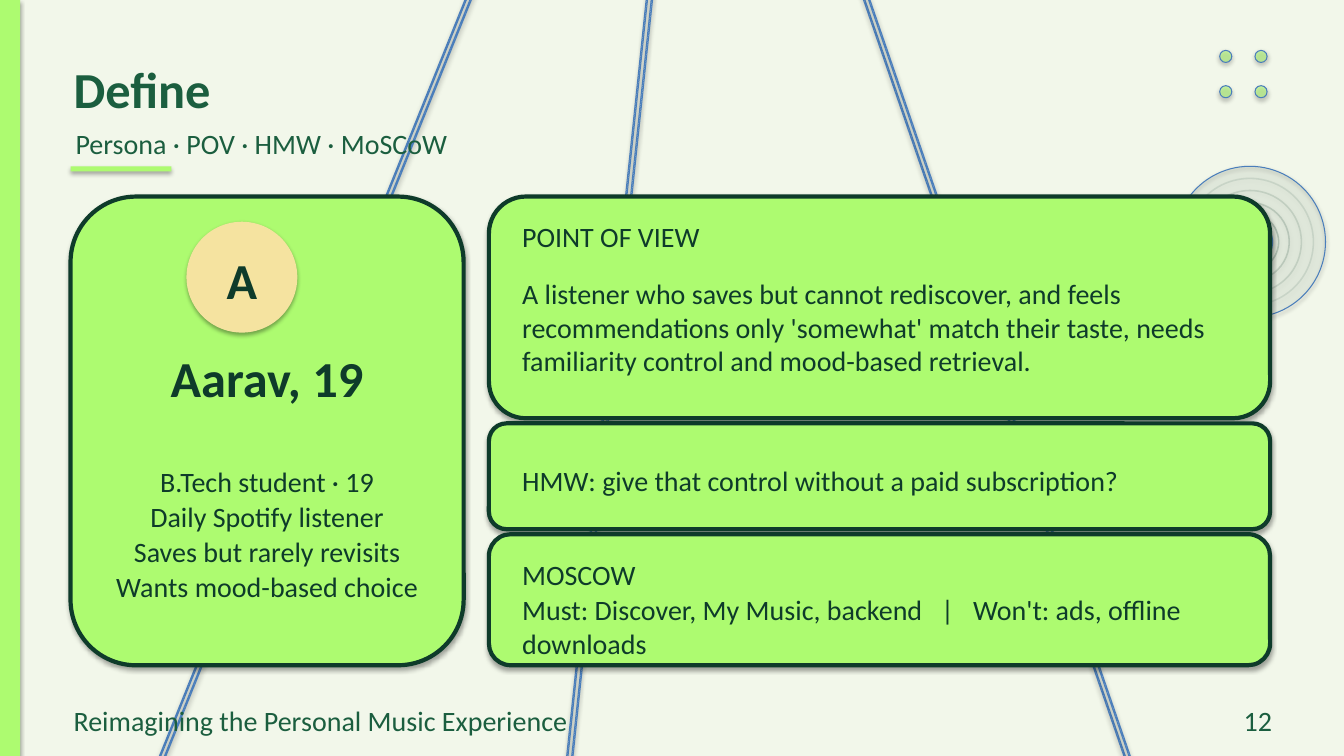
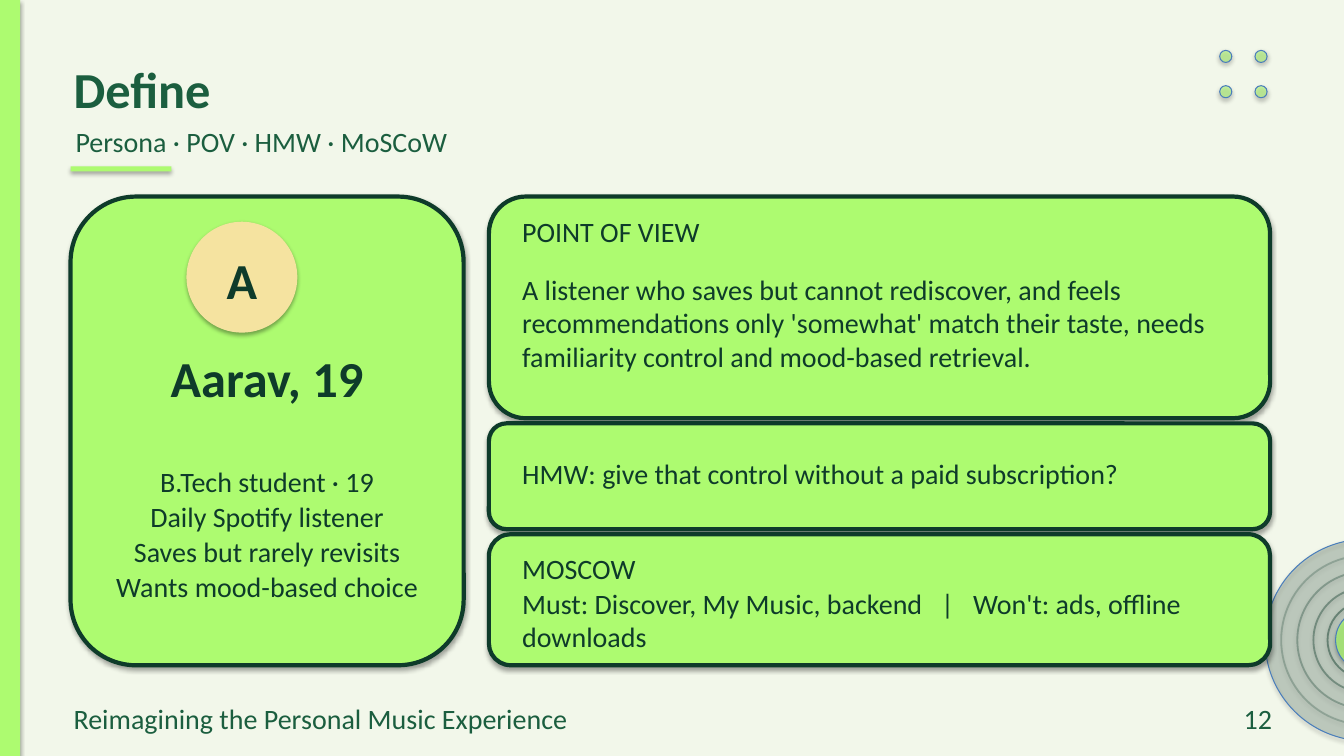
Before and after one commit to preet-kamdar/design-thinking-sem3, a slide deck: slide 12 of docs/Presentation_crease_trial.pptx. Drawn at 1344x756 pixels with LibreOffice and Linux fonts; fonts in the diff are those of the drawing; background and template pictures are left out. Boxes give left, top, right and bottom in pixels: in the first picture for what was removed or moved away, otherwise in the second. Text is boxed around its words. In the diff, an @@ line names an element or a change of style, - is before the commit and + after.

```diff
--- a/docs/Presentation_crease_trial.pptx
+++ b/docs/Presentation_crease_trial.pptx
@@ rectangle removed at (0,0,703,756) @@
@@ rectangle removed at (0,0,708,756) @@
@@ rectangle removed at (525,0,726,756) @@
@@ rectangle removed at (530,0,731,756) @@
@@ rectangle removed at (656,0,1281,756) @@
@@ rectangle removed at (661,0,1286,756) @@
@@ text "Persona · POV · HMW ..." rewrapped from (76,131,447,161) to (76,134,447,152) @@
@@ ellipse removed at (1175,166,1326,318) @@
@@ ellipse removed at (1187,178,1314,306) @@
@@ ellipse removed at (1199,191,1302,293) @@
@@ ellipse removed at (1211,203,1290,281) @@
@@ ellipse removed at (1222,213,1279,270) @@
@@ ellipse removed at (1228,219,1273,264) @@
@@ ellipse added at (1265,539,1344,741), fill #0E3B2A at 18% opacity @@
@@ 5 texts: place and size @@
-5 texts at (522,229,1204,654)
+5 texts at (522,224,1204,647)
@@ ellipse added at (1281,556,1344,725), outline #0E3B2A 1.3 pt @@
@@ ellipse added at (1298,572,1344,709), outline #0E3B2A 1.3 pt @@
@@ ellipse added at (1314,588,1344,693), outline #0E3B2A 1.3 pt @@
@@ ellipse added at (1328,602,1344,679), outline #0E3B2A 1.3 pt @@
@@ ellipse added at (1336,610,1344,670), fill #ADFB70 at 72% opacity @@
@@ text "Reimagining the Personal Music Experience" rewrapped from (74,708,567,738) to (74,709,567,734) @@
```
Also in this commit, not shown: 19 other slides changed, 6 other files.
